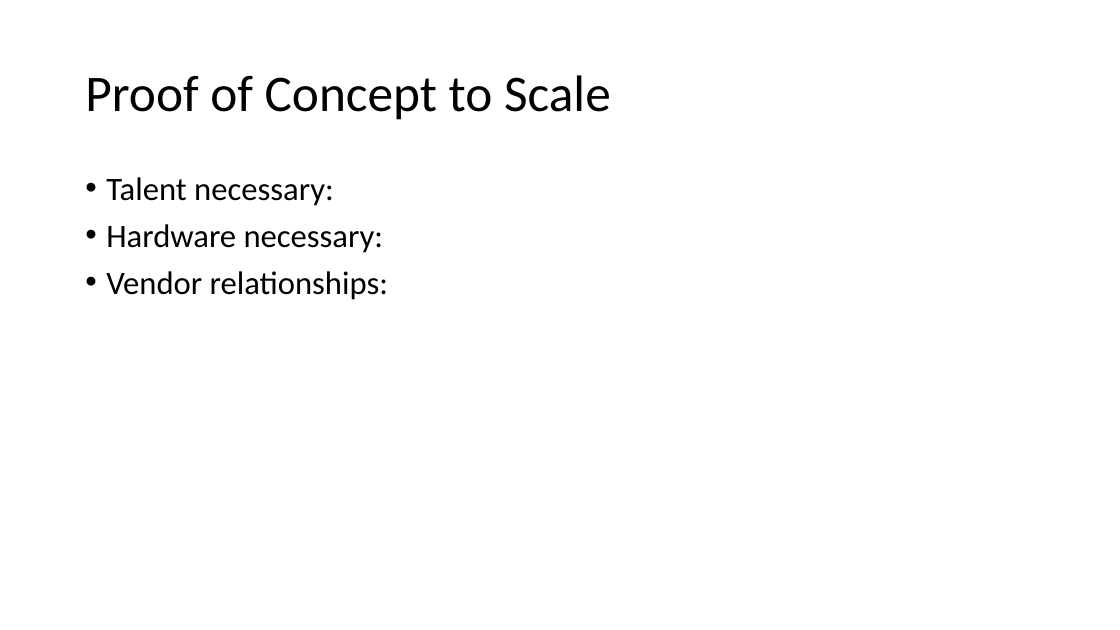
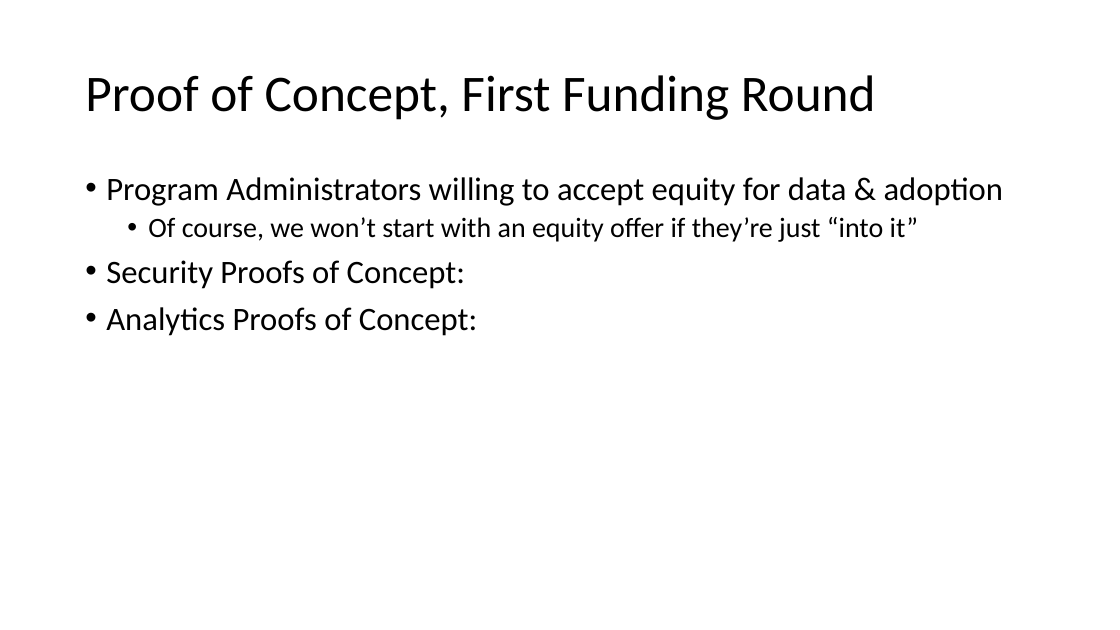
Before and after one commit to paulmattheww/csci-e-11-challenges-opportunities-bigdata-iot-cybersecurity, a slide deck: slide 3 of Business Proposal.pptx (slide 4 before the commit). Drawn at 1120x630 pixels with LibreOffice and Linux fonts; fonts in the diff are those of the drawing. Boxes give left, top, right and bottom in pixels: in the first picture for what was removed or moved away, otherwise in the second. Text is boxed around its words. In the diff, an @@ line names an element or a change of style, - is before the commit and + after.

```diff
--- a/Business Proposal.pptx
+++ b/Business Proposal.pptx
@@ title at (85, 75, 876, 120): text changed @@
-Proof of Concept to Scale
+Proof of Concept, First Funding Round
@@ text at (106, 177, 1003, 336): text changed @@
-• Talent necessary:
-• Hardware necessary:
-• Vendor relationships:
+• Program Administrators willing to accept equity for data & adoption
+  • Of course, we won’t start with an equity offer if they’re just “into it”
+• Security Proofs of Concept:
+• Analytics Proofs of Concept:
```
Also in this commit, not shown: 2 other slides changed.
